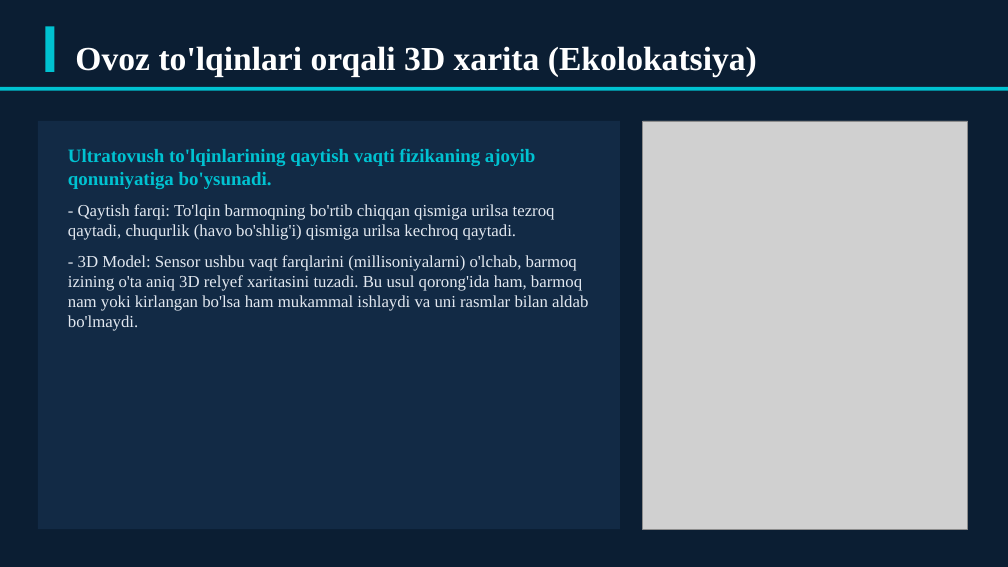
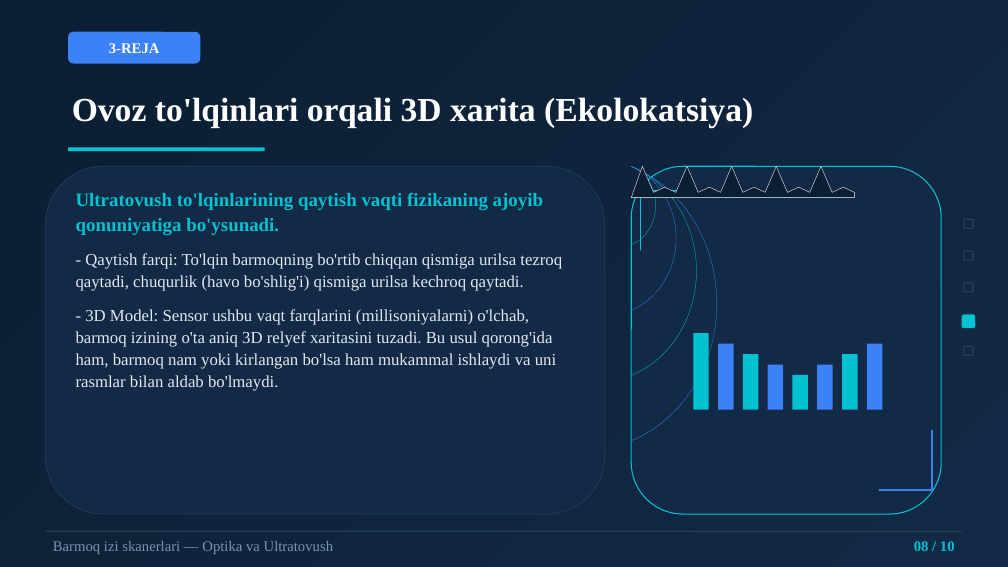
Before and after one commit to dasturland/kerak_taqdimot, a slide deck: slide 8 of barmoq_izi_skanerlari.pptx. Drawn at 1008x567 pixels with LibreOffice and Linux fonts; fonts in the diff are those of the drawing; grey boxes stand for pictures. Boxes give left, top, right and bottom in pixels: in the first picture for what was removed or moved away, otherwise in the second. Text is boxed around its words. In the diff, an @@ line names an element or a change of style, - is before the commit and + after.

Commit message:
feat: professional dizayn va mavzuga aloqador vektor rasmlar bilan qayta yaratish

```diff
--- a/barmoq_izi_skanerlari.pptx
+++ b/barmoq_izi_skanerlari.pptx
@@ rectangle added at box(0, 0, 1008, 567), fill gradient #0B1E33 to #122A45 @@
@@ rectangle removed at box(45, 26, 54, 72) @@
@@ rounded rectangle added at box(68, 32, 200, 64), fill #3B82F6 @@
@@ text added at box(109, 43, 160, 53), 14 pt, text #FFFFFF, bold @@
+3-REJA
@@ rectangle removed at box(0, 87, 1008, 91) @@
@@ text "Ovoz to'lqinlari orqali 3D xarita ...": place and size @@
-text "Ovoz to'lqinlari orqali 3D xarita ..." at box(75, 46, 757, 76)
+text "Ovoz to'lqinlari orqali 3D xarita ..." at box(72, 97, 753, 128)
@@ text "Ovoz to'lqinlari orqali 3D xarita ..." at box(72, 97, 753, 128): line spacing 1 to 1.04 @@
@@ rectangle added at box(68, 147, 265, 151), fill #00C2D1 @@
@@ picture removed at box(643, 121, 968, 529) @@
@@ rounded rectangle: place and size @@
-rounded rectangle at box(38, 121, 620, 529)
+rounded rectangle at box(45, 166, 605, 514)
@@ rounded rectangle at box(45, 166, 605, 514): rectangle to rounded rectangle; outline none to #243B55 0.75 pt @@
@@ text "Ultratovush to'lqinlarining qaytish vaqti fizikaning ...": place and size @@
-text "Ultratovush to'lqinlarining qaytish vaqti fizikaning ..." at box(68, 148, 588, 331)
+text "Ultratovush to'lqinlarining qaytish vaqti fizikaning ..." at box(76, 193, 562, 391)
@@ text "Ultratovush to'lqinlarining qaytish vaqti fizikaning ..." at box(76, 193, 562, 391): line spacing 1 to 1.1; more space between paragraphs @@
@@ rounded rectangle added at box(964, 219, 973, 228), outline #2A4563 1 pt @@
@@ rounded rectangle added at box(964, 251, 973, 260), outline #2A4563 1 pt @@
@@ rounded rectangle added at box(964, 283, 973, 292), outline #2A4563 1 pt @@
@@ rounded rectangle added at box(962, 315, 975, 328), fill #00C2D1 @@
@@ group added at box(631, 166, 941, 514): 8 rectangles, 5 freeform shapes, 4 lines, 1 rounded rectangle @@
@@ rounded rectangle added at box(964, 346, 973, 355), outline #2A4563 1 pt @@
@@ rectangle added at box(45, 531, 963, 532), fill #243B55 @@
@@ text added at box(53, 541, 333, 554), 14 pt, text #7A93AD @@
+Barmoq izi skanerlari — Optika va Ultratovush
@@ text added at box(914, 541, 955, 551), 14 pt, text #00C2D1, bold @@
+08 / 10
```
Also in this commit, not shown: 9 other slides changed, 4 other files.
